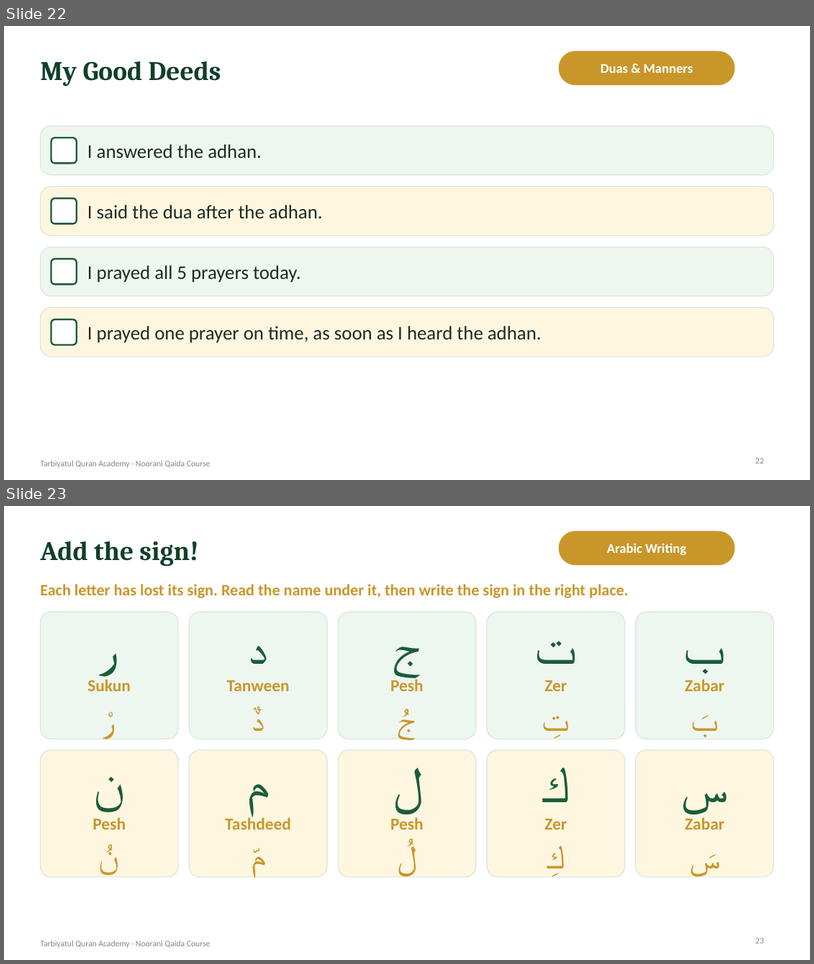
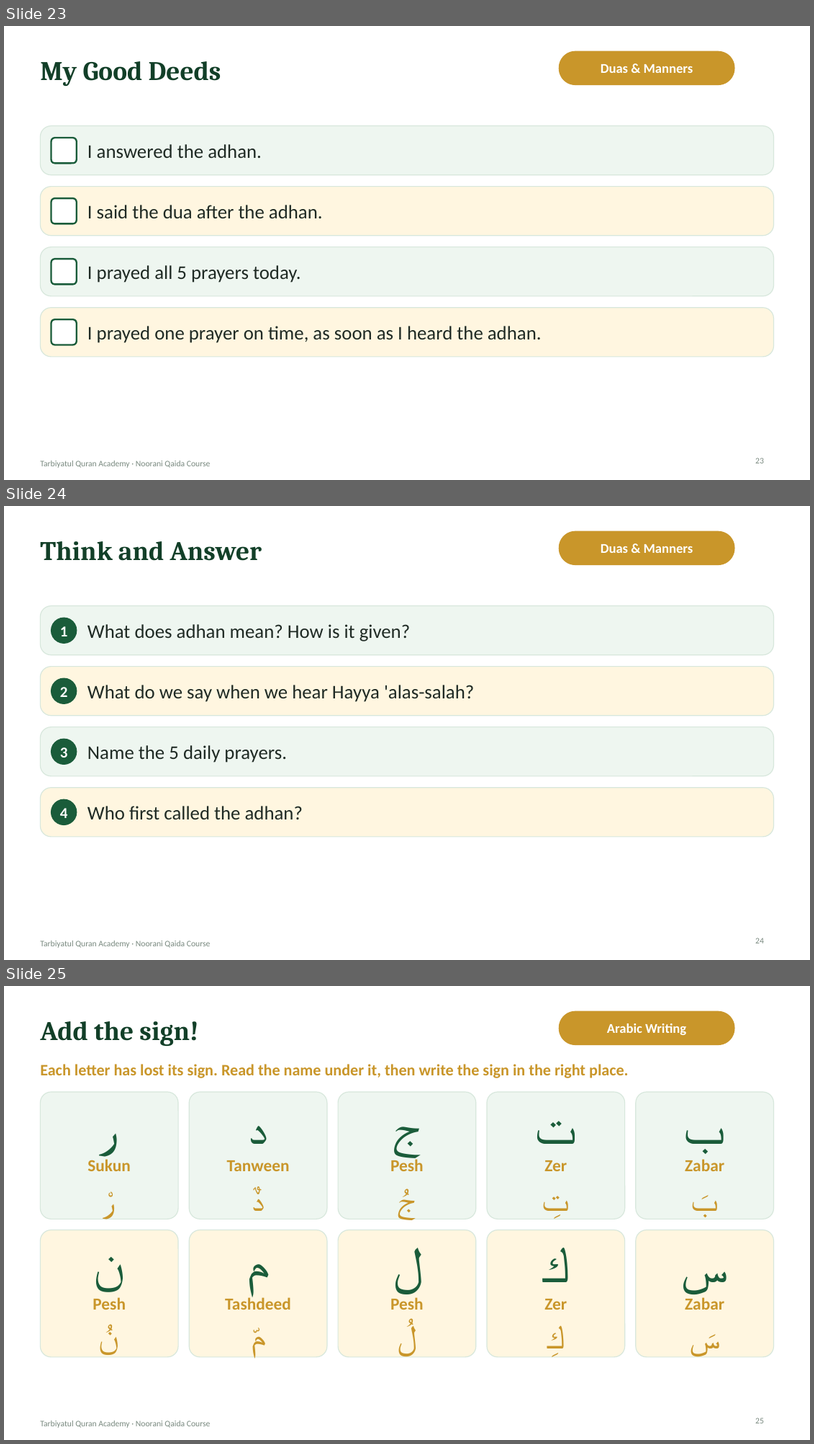
Before and after one commit to ibnhosain/TQA-Management-System, a slide deck: backend/core/deck_seed/noorani-qaida-lecture-19.pptx. Shown one above the other, each under a label of ours: slides 22 and 23 before the commit, slides 23, 24 and 25 after it. The pictures are 814x964 and 814x1444 pixels, drawn with LibreOffice and Linux fonts; fonts in the diff are those of the drawing; background and template pictures are left out. Boxes give left, top, right and bottom in pixels: in the first picture for what was removed or moved away, otherwise in the second. Text is boxed around its words. In the diff, an @@ line names an element or a change of style, - is before the commit and + after.

```diff
--- a/backend/core/deck_seed/noorani-qaida-lecture-19.pptx
+++ b/backend/core/deck_seed/noorani-qaida-lecture-19.pptx
@@ slide 24 added at box(4, 506, 810, 960), background #FFFFFF; not listed: 1 template element that a slide beside it also shows @@
@@ title added at box(40, 541, 262, 561), 32 pt, text #123F28, bold @@
+Think and Answer
@@ rounded rectangle added at box(559, 531, 735, 565), fill #C9962A, outline #C9962A 1 pt @@
@@ text added at box(601, 544, 694, 553), 16 pt, text #FFFFFF, bold @@
+Duas & Manners
@@ rounded rectangle added at box(40, 606, 774, 655), fill #EEF6F0, outline #D7E7DC 1 pt @@
@@ ellipse added at box(52, 618, 77, 644), fill #1A5C3A, outline #1A5C3A 1 pt @@
@@ text added at box(60, 626, 68, 636), 18 pt, text #FFFFFF, bold @@
+1
@@ text added at box(88, 624, 410, 641), 23 pt, text #1F2A24 @@
+What does adhan mean? How is it given?
@@ rounded rectangle added at box(40, 667, 774, 716), fill #FFF6E0, outline #D7E7DC 1 pt @@
@@ ellipse added at box(52, 678, 77, 704), fill #1A5C3A, outline #1A5C3A 1 pt @@
@@ text added at box(60, 687, 68, 697), 18 pt, text #FFFFFF, bold @@
+2
@@ text added at box(88, 685, 474, 702), 23 pt, text #1F2A24 @@
+What do we say when we hear Hayya 'alas-salah?
@@ rounded rectangle added at box(40, 727, 774, 776), fill #EEF6F0, outline #D7E7DC 1 pt @@
@@ ellipse added at box(52, 739, 77, 764), fill #1A5C3A, outline #1A5C3A 1 pt @@
@@ text added at box(60, 747, 68, 757), 18 pt, text #FFFFFF, bold @@
+3
@@ text added at box(88, 745, 287, 762), 23 pt, text #1F2A24 @@
+Name the 5 daily prayers.
@@ rounded rectangle added at box(40, 788, 774, 836), fill #FFF6E0, outline #D7E7DC 1 pt @@
@@ ellipse added at box(52, 800, 77, 825), fill #1A5C3A, outline #1A5C3A 1 pt @@
@@ text added at box(60, 808, 68, 818), 18 pt, text #FFFFFF, bold @@
+4
@@ text added at box(88, 806, 303, 819), 23 pt, text #1F2A24 @@
+Who first called the adhan?
@@ page number added at box(756, 937, 764, 943), 10 pt, text #7A8A80 @@
+24
@@ what was slide 22 is now slide 23 @@
@@ what was slide 23 is now slide 25 @@
@@ page number at box(756, 1417, 764, 1423): text changed @@
-23
+25
```
Also in this commit, not shown: 4 slides changed, 1 other slide added, 43 other files.
